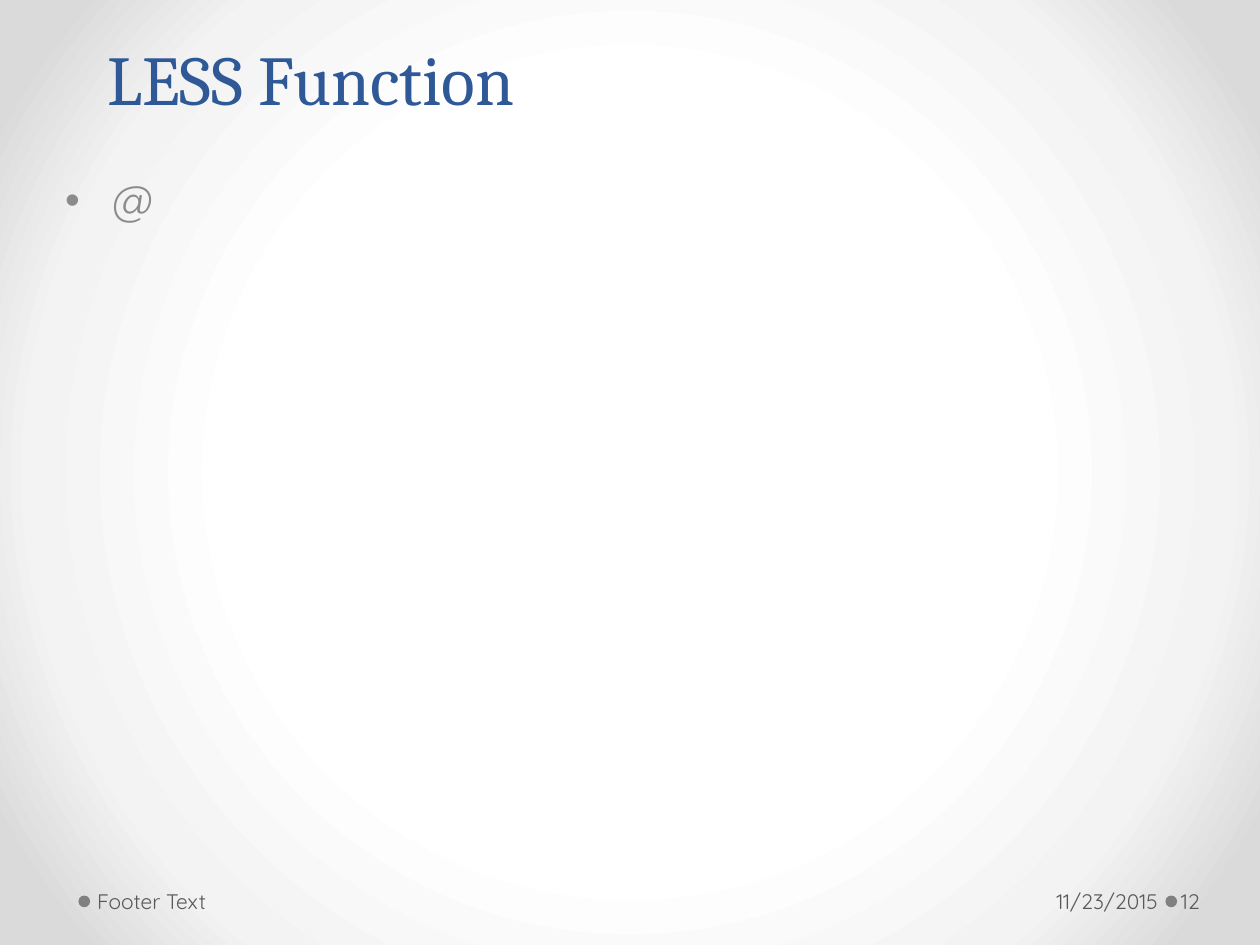
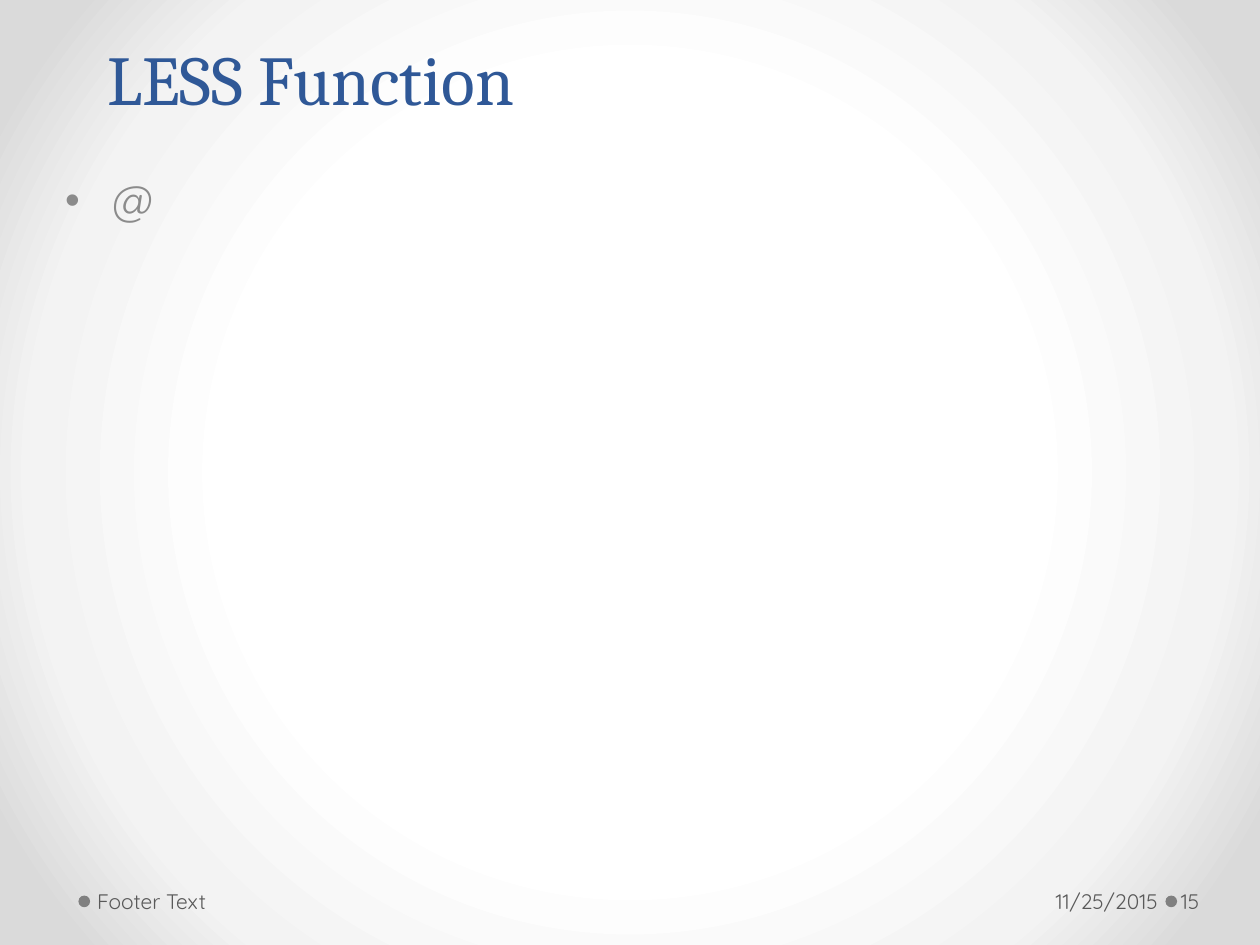
Before and after one commit to h-t-tran/work, a slide deck: slide 15 of brownbag/less/tech-presentation-less.pptx (slide 12 before the commit). Drawn at 1260x945 pixels with LibreOffice and Linux fonts; fonts in the diff are those of the drawing. Boxes give left, top, right and bottom in pixels: in the first picture for what was removed or moved away, otherwise in the second. Text is boxed around its words. In the diff, an @@ line names an element or a change of style, - is before the commit and + after.

Commit message:
more less

```diff
--- a/brownbag/less/tech-presentation-less.pptx
+++ b/brownbag/less/tech-presentation-less.pptx
@@ text at [1056,892,1158,912]: text changed @@
-11/23/2015
+11/25/2015
@@ page number at [1181,894,1199,909]: text changed @@
-12
+15
```
Also in this commit, not shown: 16 other slides changed, 3 slides added, 7 other files.
